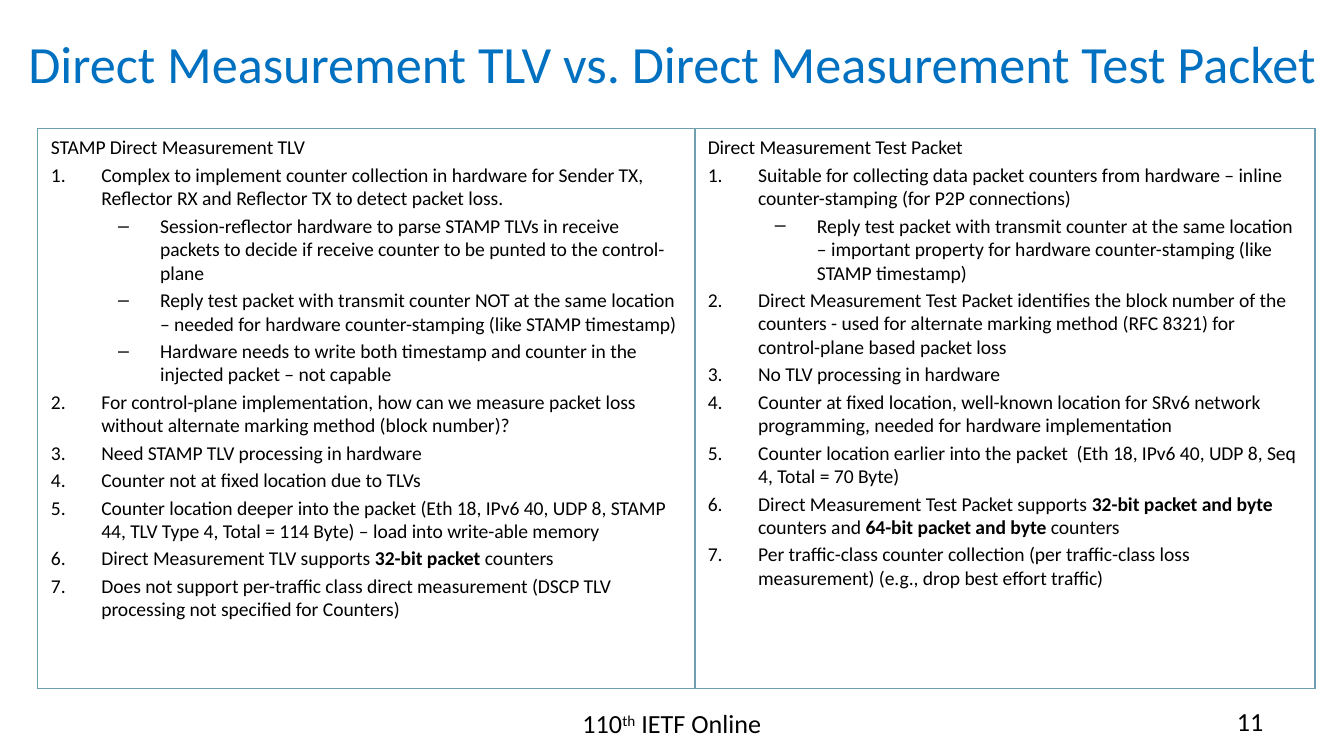
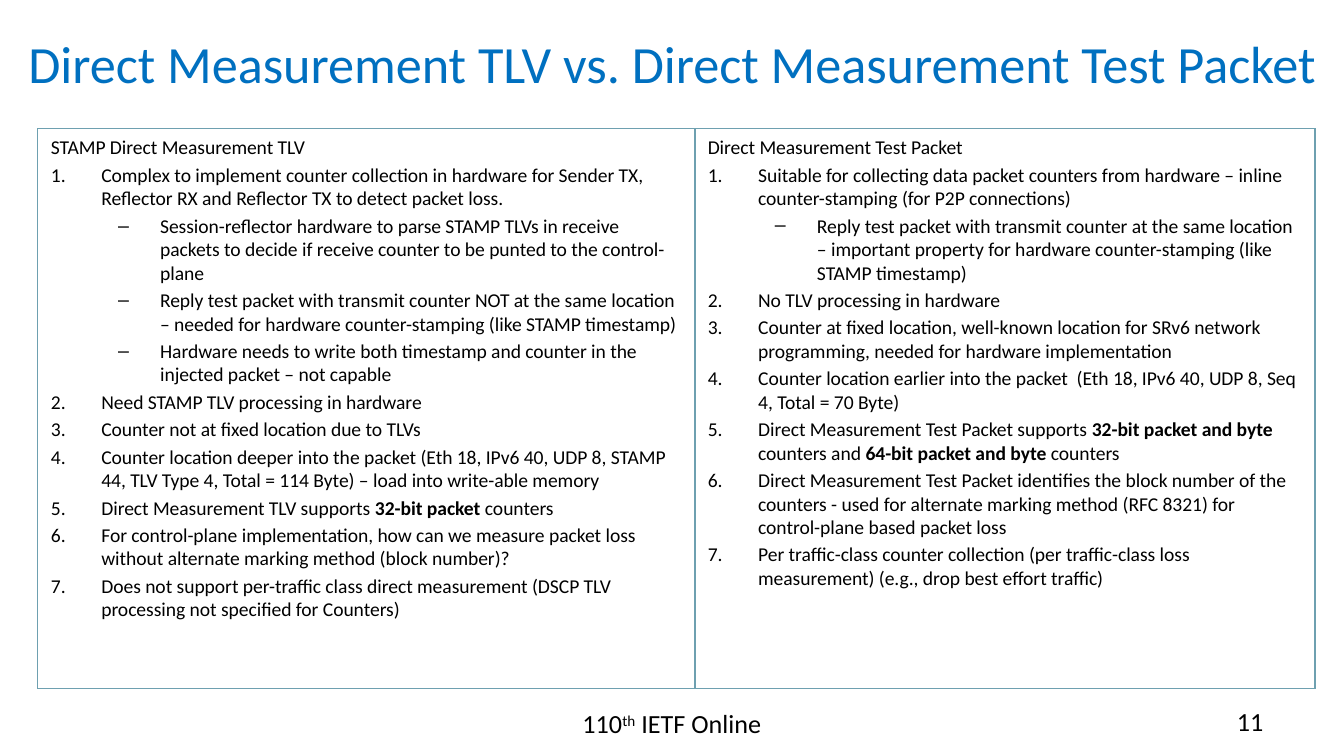
Before and after one commit to rakgandhi/ietf-slides, a slide deck: slide 11 of draft-gandhi-ippm-stamp-srpm-01.pptx. Drawn at 1344x756 pixels with LibreOffice and Linux fonts; fonts in the diff are those of the drawing. Boxes give left, top, right and bottom in pixels: in the first picture for what was removed or moved away, otherwise in the second. Text is boxed around its words. In the diff, an @@ line names an element or a change of style, - is before the commit and + after.

```diff
--- a/draft-gandhi-ippm-stamp-srpm-01.pptx
+++ b/draft-gandhi-ippm-stamp-srpm-01.pptx
@@ text in rectangle at (x1=758, y1=293, x2=1286, y2=357): paragraph removed @@
-2. Direct Measurement Test Packet identifies the block number of the counters - used for alternate marking method (RFC 8321) for control-plane based packet loss
@@ text at (x1=101, y1=395, x2=636, y2=436): paragraph removed @@
-2. For control-plane implementation, how can we measure packet loss without alternate marking method (block number)?
@@ text in rectangle at (x1=758, y1=473, x2=1286, y2=537): paragraph added @@
+6. Direct Measurement Test Packet identifies the block number of the counters - used for alternate marking method (RFC 8321) for control-plane based packet loss
@@ text at (x1=101, y1=528, x2=636, y2=569): paragraph added @@
+6. For control-plane implementation, how can we measure packet loss without alternate marking method (block number)?
```
Also in this commit, not shown: 1 other file.
